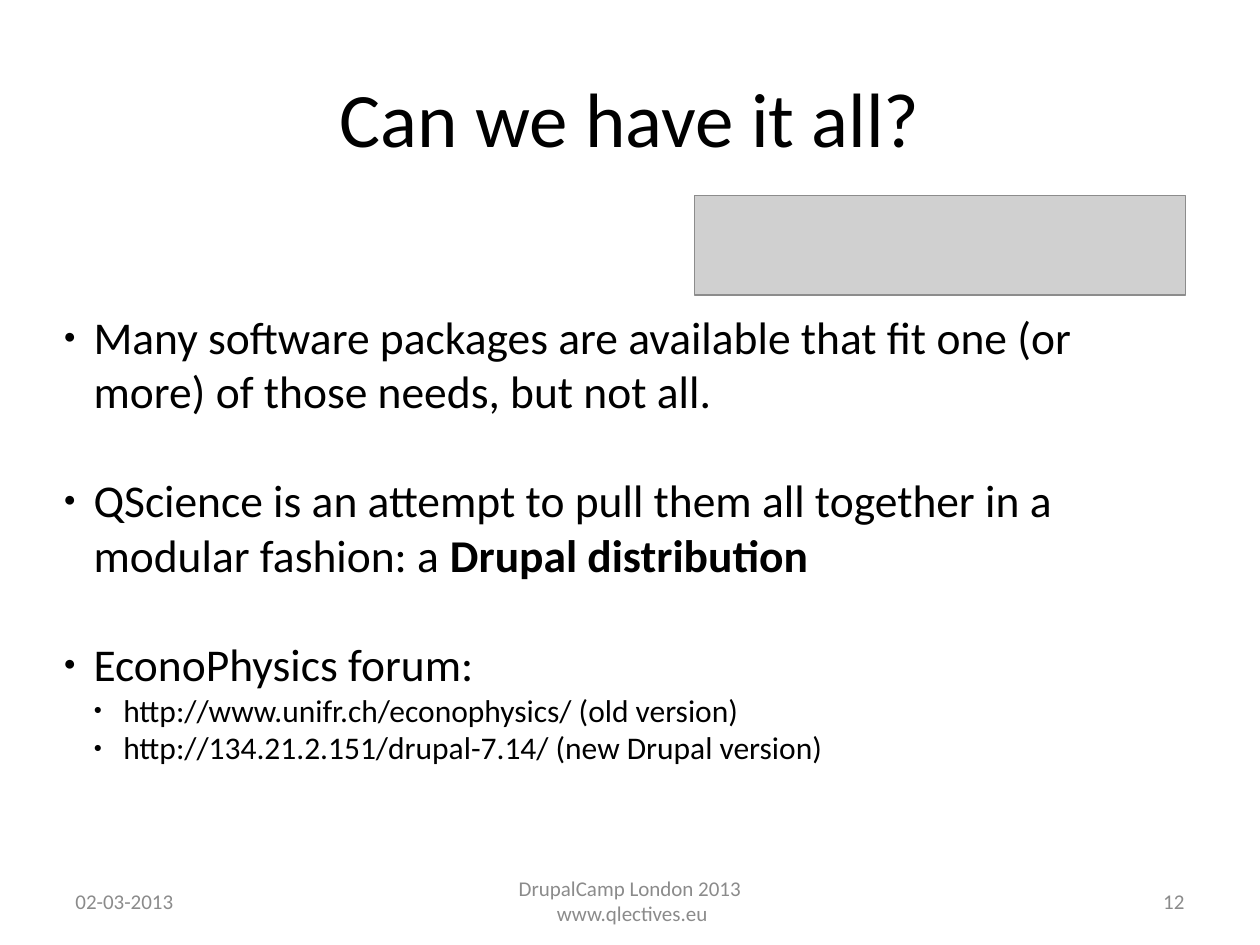
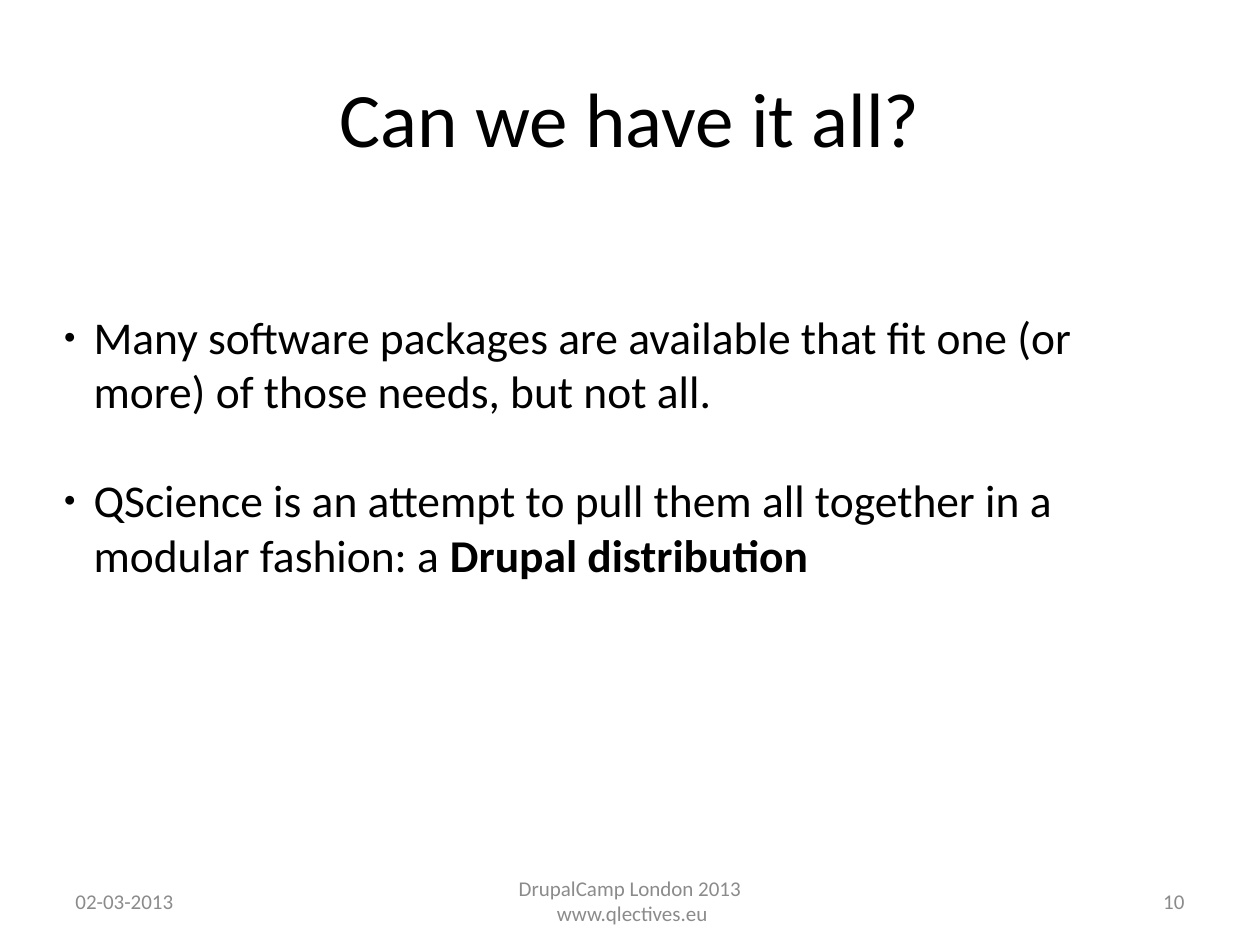
Before and after one commit to QScience/dc-slides, a slide deck: slide 10 of dclondon2013/patterns_dclondon2013.odp (slide 12 before the commit). Drawn at 1260x945 pixels with LibreOffice and Linux fonts; fonts in the diff are those of the drawing; grey boxes stand for pictures; background and template pictures are left out. Boxes give left, top, right and bottom in pixels: in the first picture for what was removed or moved away, otherwise in the second. Text is boxed around its words. In the diff, an @@ line names an element or a change of style, - is before the commit and + after.

```diff
--- a/dclondon2013/patterns_dclondon2013.odp
+++ b/dclondon2013/patterns_dclondon2013.odp
@@ picture removed at [694, 195, 1186, 295] @@
@@ text at [94, 649, 822, 764]: paragraphs removed @@
-● EconoPhysics forum:
-  ● http://www.unifr.ch/econophysics/ (old version)
-  ● http://134.21.2.151/drupal-7.14/ (new Drupal version)
@@ page number at [1163, 895, 1184, 909]: text changed @@
-12
+10
```
Also in this commit, not shown: 9 other slides changed, 4 slides removed, 1 other file.
